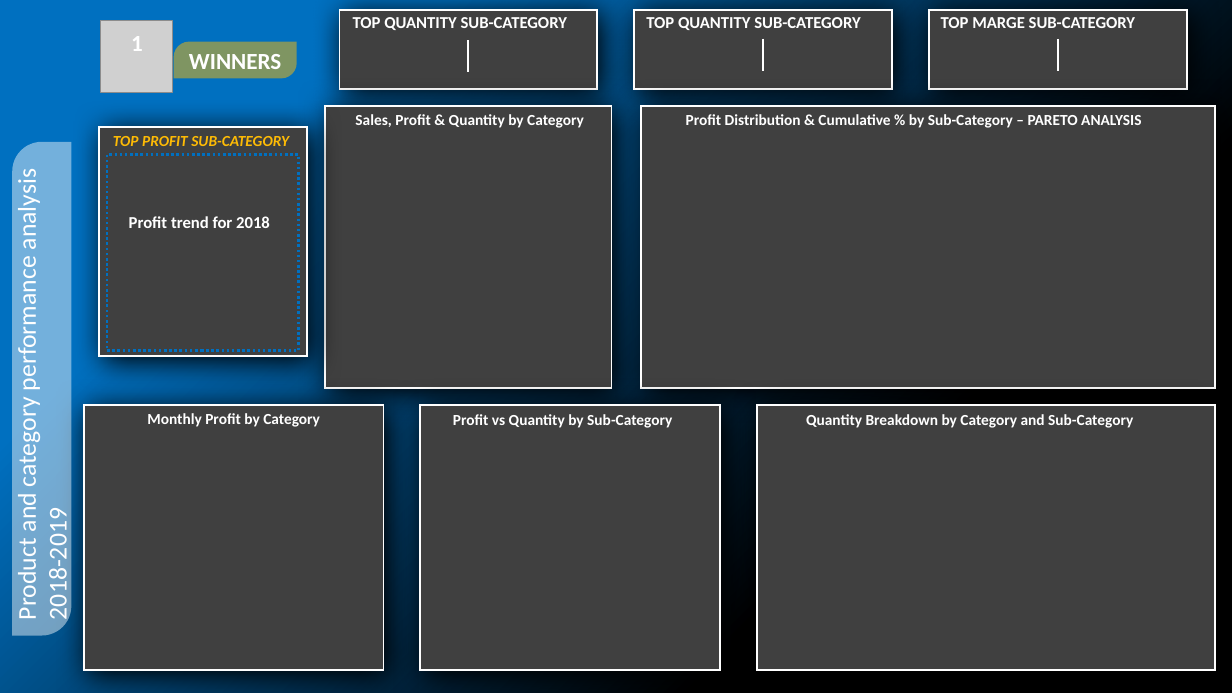
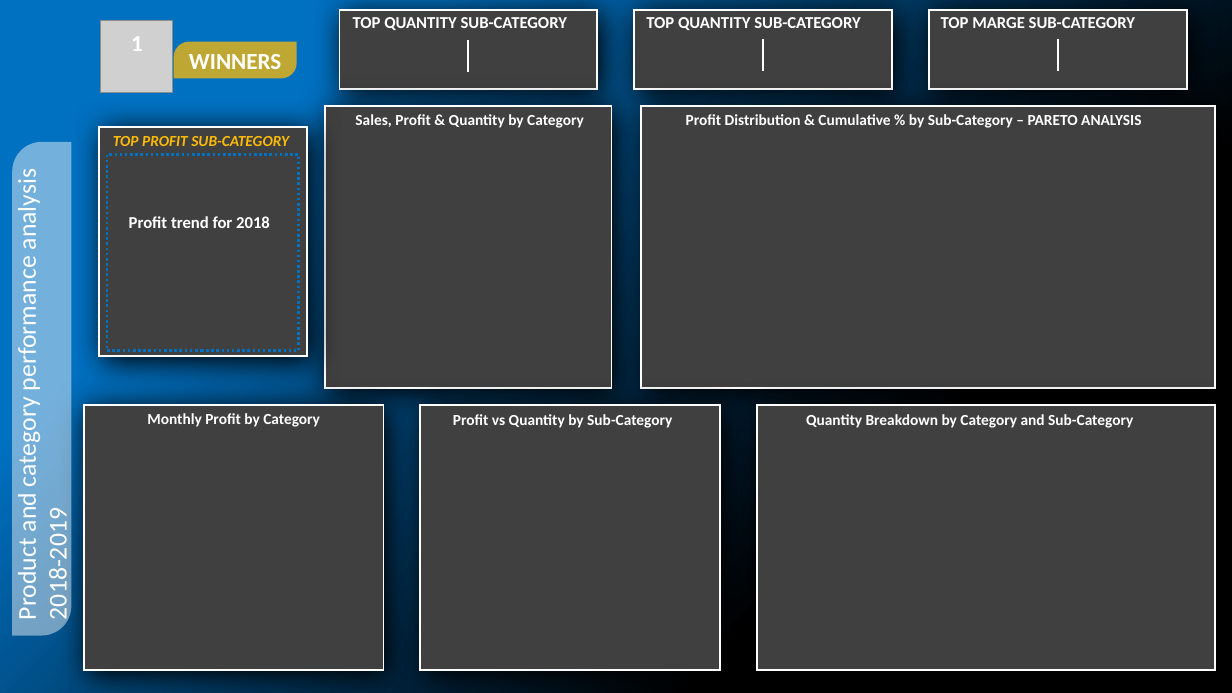
Before and after one commit to Maxime97hrv/Ecommerce_SQL_Power_BI, a slide deck: slide 3 of DataBase/style/style.pptx. Drawn at 1232x693 pixels with LibreOffice and Linux fonts; fonts in the diff are those of the drawing; grey boxes stand for pictures. Boxes give left, top, right and bottom in pixels: in the first picture for what was removed or moved away, otherwise in the second. Text is boxed around its words. In the diff, an @@ line names an element or a change of style, - is before the commit and + after.

```diff
--- a/DataBase/style/style.pptx
+++ b/DataBase/style/style.pptx
@@ round diag rect "WINNERS" at box(174, 42, 297, 79): fill #FEBB05 at 50% opacity to #FEBB05 at 75% opacity @@
```
Also in this commit, not shown: 1 slide added, 5 other files.
